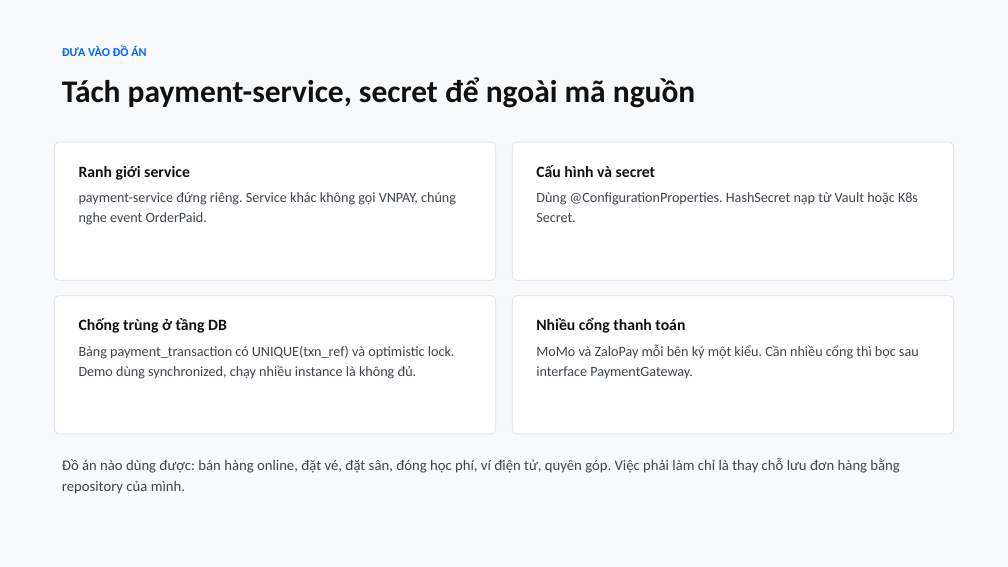
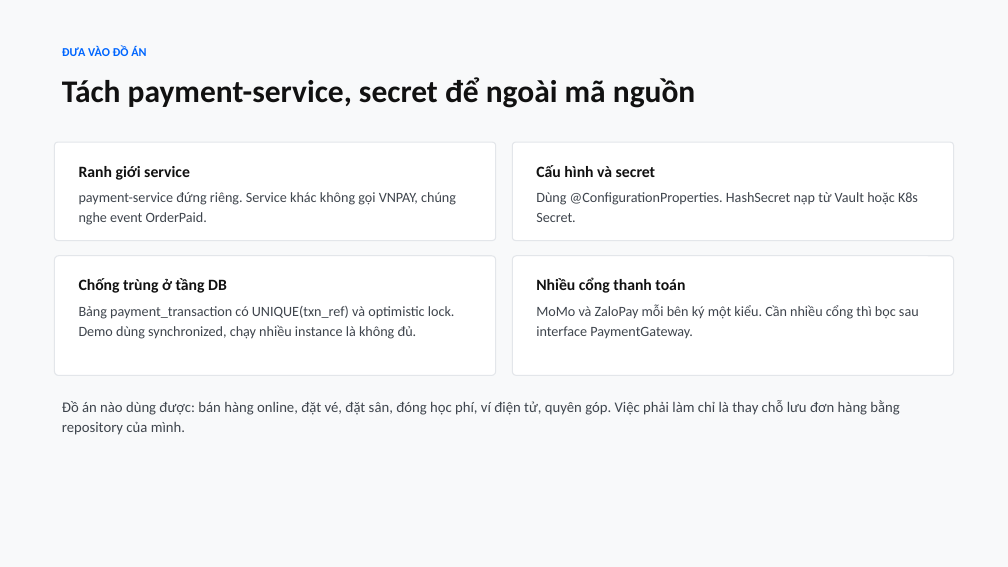
Before and after one commit to conchocon154/vnpay-seminar, a slide deck: slide 16 of VNPAY-seminar.pptx. Drawn at 1008x567 pixels with LibreOffice and Linux fonts; fonts in the diff are those of the drawing. Boxes give left, top, right and bottom in pixels: in the first picture for what was removed or moved away, otherwise in the second. Text is boxed around its words. In the diff, an @@ line names an element or a change of style, - is before the commit and + after.

```diff
--- a/VNPAY-seminar.pptx
+++ b/VNPAY-seminar.pptx
@@ rounded rectangle: place and size @@
-rounded rectangle at bbox=[54, 142, 496, 281]
+rounded rectangle at bbox=[54, 142, 496, 240]
@@ rounded rectangle: place and size @@
-rounded rectangle at bbox=[513, 142, 954, 281]
+rounded rectangle at bbox=[513, 142, 954, 240]
@@ rounded rectangle: place and size @@
-rounded rectangle at bbox=[54, 296, 496, 434]
+rounded rectangle at bbox=[54, 256, 496, 375]
@@ text "Chống trùng ở tầng DB": place and size @@
-text "Chống trùng ở tầng DB" at bbox=[79, 318, 455, 379]
+text "Chống trùng ở tầng DB" at bbox=[79, 278, 455, 339]
@@ rounded rectangle: place and size @@
-rounded rectangle at bbox=[513, 296, 954, 434]
+rounded rectangle at bbox=[513, 256, 954, 375]
@@ text "Nhiều cổng thanh toán": place and size @@
-text "Nhiều cổng thanh toán" at bbox=[536, 317, 919, 378]
+text "Nhiều cổng thanh toán" at bbox=[536, 277, 919, 338]
@@ text "Đồ án nào dùng được: ...": place and size @@
-text "Đồ án nào dùng được: ..." at bbox=[62, 458, 899, 494]
+text "Đồ án nào dùng được: ..." at bbox=[62, 400, 899, 435]
```
Also in this commit, not shown: 16 other slides changed, 1 slide added, 1 slide removed, 1 other file.
